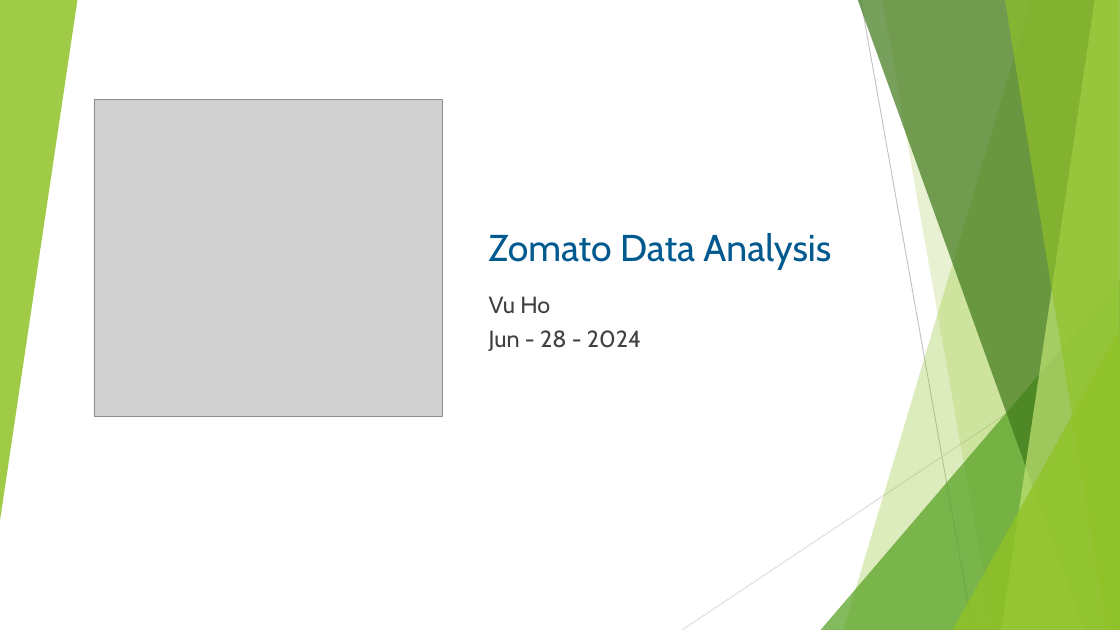
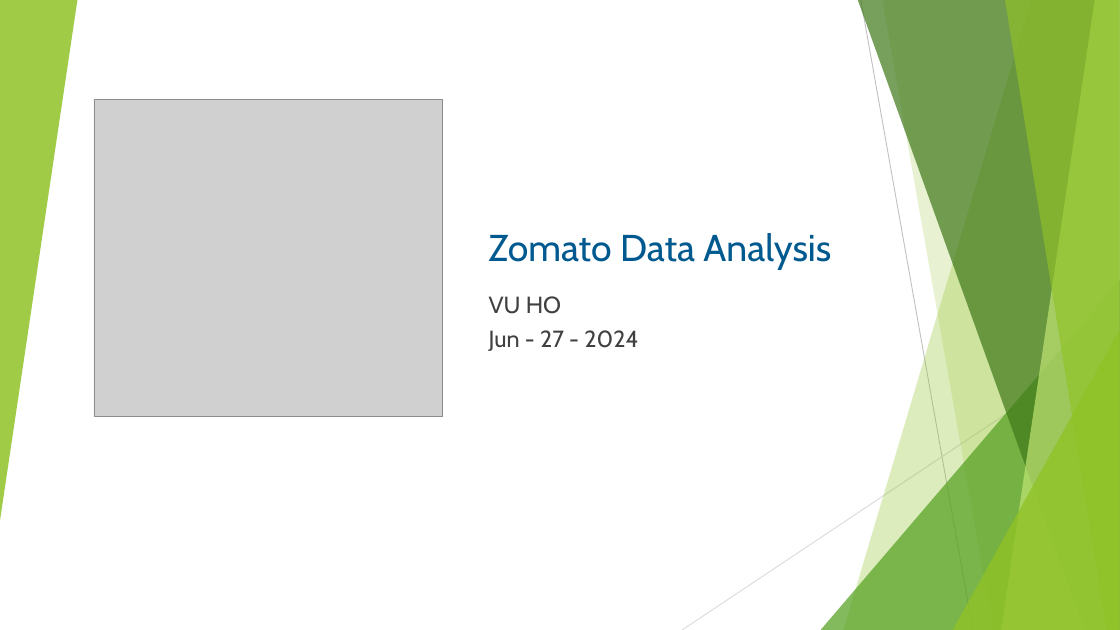
Before and after one commit to hovu92tx/Data-Analysis-and-Visualization-Projects, a slide deck: slide 1 of 1. Zomato Data Analysis Using Python/report.pptx. Drawn at 1120x630 pixels with LibreOffice and Linux fonts; fonts in the diff are those of the drawing; grey boxes stand for pictures. Boxes give left, top, right and bottom in pixels: in the first picture for what was removed or moved away, otherwise in the second. Text is boxed around its words. In the diff, an @@ line names an element or a change of style, - is before the commit and + after.

Commit message:
08/06/2024

```diff
--- a/1. Zomato Data Analysis Using Python/report.pptx
+++ b/1. Zomato Data Analysis Using Python/report.pptx
@@ text at [489,296,638,351]: text changed @@
-Vu Ho
-Jun - 28 - 2024
+VU HO
+Jun - 27 - 2024
```
